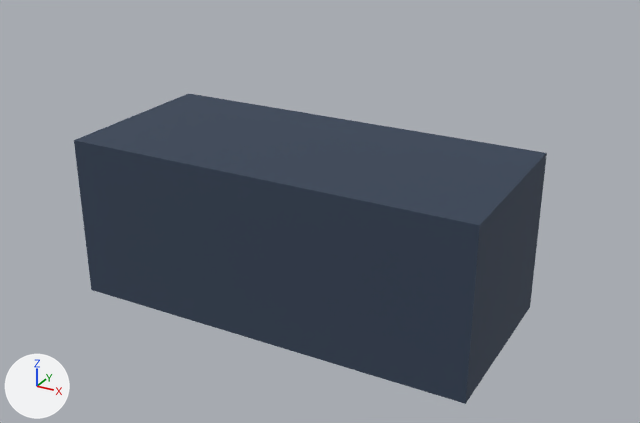
The glTF model public/assets/models/interiors/interior_sofa_01.glb: old version first, new version second.
Rendered twice from a 50 mm camera at (1.93, -3.37, 2.17) aimed at (0.08, -0.01, 0.49). The axes (+X, +Y, +Z) are drawn at lower left. The lights are the same throughout. The first picture is the older version. Where no turn or scale is listed for an object, it has been applied to the vertices. Vertices at exactly the same position are counted once.
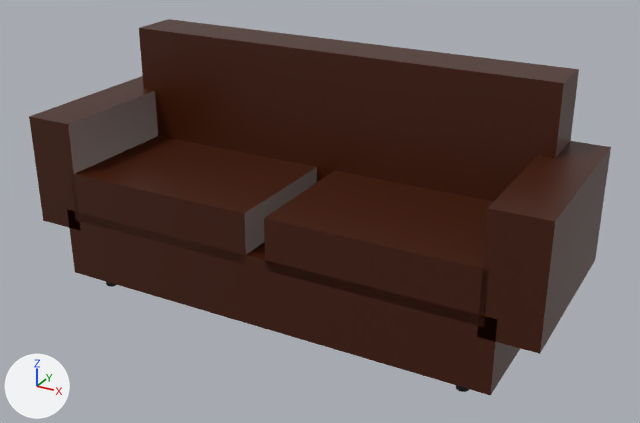
Boxes [x1, y1, x2, y2] around the edits, measured in the pictures (640 x 423 px):
'Mesh_0', recoloured, surface changed, moved, rescaled (dark blue to brown)
    before: [74, 94, 547, 404]
    after: [68, 210, 520, 395]
'Mesh_3', added (brown)
    after: [139, 19, 579, 202]
'Mesh_2', added (brown)
    after: [264, 171, 493, 327]
'Mesh_1', added (brown)
    after: [70, 136, 317, 265]
'Mesh_5', added
    after: [477, 141, 611, 354]
'Mesh_4', added (brown)
    after: [29, 76, 158, 230]
'Mesh_7', added
    after: [456, 385, 469, 392]

The change, as a list of edits to the scene's bpy script:
```text
Change mat_material_0:
    mat_material_0.base_color: (0.0331, 0.0529, 0.0908) -> (0.0595, 0.0103, 0.000911)  # dark blue #334155 -> brown #451a03
    mat_material_0.roughness: 0.8 -> 0.4
Add mat_material_1:
    mat_material_1 = principled_material('Material_1')
    mat_material_1.base_color = (0.00857, 0.00857, 0.00857)  # black #171717
Change me_mesh_0:
    used by ob_mesh_0; location = (0.0, 0.0, 0.4)
    remove me_mesh_0.from_pydata(...)  # 8 vertices, 12 faces; spans x -1.0..1.0, y -0.45..0.45, z -0.4..0.4
    add me_mesh_0.from_pydata(...)  # 8 vertices, 12 faces; spans x -1.1..1.1, y -0.45..0.45, z -0.17..0.17
    me_mesh_0 part 1: the whole mesh is scaled about its middle by (1.1, 1, 0.437)
Add me_mesh_7:
    me_mesh_7.from_pydata(...)  # 20 vertices, 32 faces; spans x -0.04..0.04, y -0.04..0.04, z -0.08..0.08
    me_mesh_7.materials.append(mat_material_1)  # black #171717
Add me_mesh_5:
    me_mesh_5.from_pydata(...)  # a box spanning x -0.125..0.125, y -0.45..0.45, z -0.275..0.275
    me_mesh_5.materials.append(mat_material_0)  # brown #451a03
Add me_mesh_3:
    me_mesh_3.from_pydata(...)  # a box spanning x -1.1..1.1, y -0.12..0.12, z -0.35..0.35
    me_mesh_3.materials.append(mat_material_0)  # brown #451a03
Add me_mesh_2:
    me_mesh_2.from_pydata(...)  # a box spanning x -0.5..0.5, y -0.4..0.4, z -0.125..0.125
    me_mesh_2.materials.append(mat_material_0)  # brown #451a03
Change ob_mesh_0:
    ob_mesh_0.location: (0.0, 0.0, 0.4) -> (0.0, 0.0, 0.25)
Add ob_mesh_7:
    ob_mesh_7 = bpy.data.objects.new('Mesh_7', me_mesh_7)
    ob_mesh_7.location = (0.95, -0.35, 0.08)
Add ob_mesh_5:
    ob_mesh_5 = bpy.data.objects.new('Mesh_5', me_mesh_5)
    ob_mesh_5.location = (1.15, 0.0, 0.6)
Add ob_mesh_4:
    ob_mesh_4 = bpy.data.objects.new('Mesh_4', me_mesh_5.copy())
    ob_mesh_4.location = (-1.15, 0.0, 0.6)
Add ob_mesh_3:
    ob_mesh_3 = bpy.data.objects.new('Mesh_3', me_mesh_3)
    ob_mesh_3.location = (0.0, 0.32, 0.85)
Add ob_mesh_2:
    ob_mesh_2 = bpy.data.objects.new('Mesh_2', me_mesh_2)
    ob_mesh_2.location = (0.55, -0.05, 0.5)
Add ob_mesh_1:
    ob_mesh_1 = bpy.data.objects.new('Mesh_1', me_mesh_2.copy())
    ob_mesh_1.location = (-0.55, -0.05, 0.5)
```
